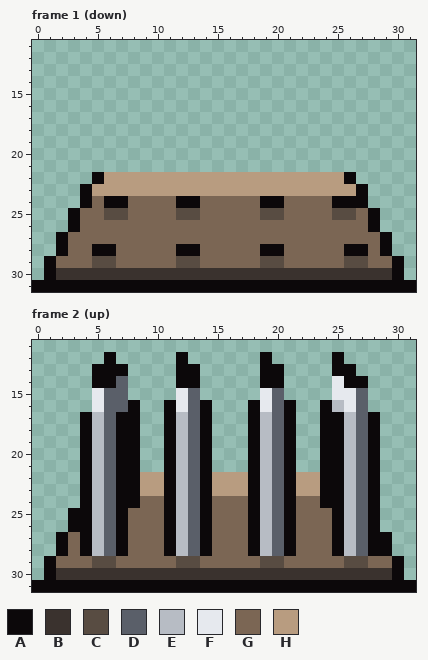
File history of a pixel-art file, projects/006_delve/art/prop_spikes.aseprite. Above, as it was before the edit.
32x32 pixels, 2 frames. Shown: frame 1 (down): x 0..31, y 11..31; frame 2 (up): x 0..31, y 11..31.
Palette (. is transparent): A #0c080a  B #3a322e  C #584c42  D #5a5f69  E #b7bcc4  F #e6e9ee  G #7b6654  H #b89c80
After the commit:
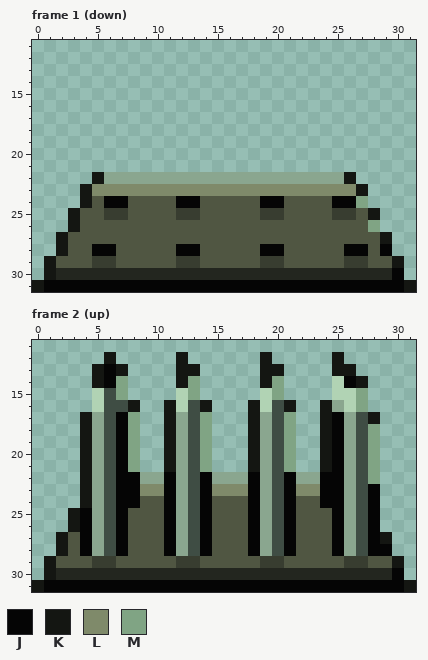
Colours new in this view: J #050505  K #141612  L #7f8a6a  M #80a484
Diff:
colour B: #3a322e -> #23261f
colour C: #584c42 -> #383d30
colour D: #5a5f69 -> #3f4d44
colour E: #b7bcc4 -> #8aa68f
colour F: #e6e9ee -> #b1d3b4
colour G: #7b6654 -> #505642
Frame 1 (down):
y 22: x 5..26 AHHHHHHHHHHHHHHHHHHHHA -> KEEEEEEEEEEEEEEEEEEEEK
y 23: x 4..27 AHHHHHHHHHHHHHHHHHHHHHHA -> KLLLLLLLLLLLLLLLLLLLLLLK
y 24: x 4 A -> K; x 6..7 AA -> JJ; x 12..13 AA -> JJ; x 19..20 AA -> JJ; x 25..27 AAA -> JJM
y 25: x 3 A -> K; x 28 A -> K
y 26: x 3 A -> K; x 28 A -> M
y 27: x 2 A -> K; x 29 A -> K
y 28: x 2 A -> K; x 5..6 AA -> JJ; x 12..13 AA -> JJ; x 19..20 AA -> JJ; x 26..27 AA -> JJ; x 29 A -> J
y 29: x 1 A -> K; x 30 A -> K
y 30: x 1 A -> K; x 30 A -> J
y 31: x 0..31 AAAAAAAAAAAAAAAAAAAAAAAAAAAAAAAA -> KJJJJJJJJJJJJJJJJJJJJJJJJJJJJJJK
Frame 2 (up):
y 12: x 6 A -> K; x 12 A -> K; x 19 A -> K; x 25 A -> K
y 13: x 5..7 AAA -> KJK; x 12..13 AA -> KK; x 19..20 AA -> KK; x 25..26 AA -> KK
y 14: x 5..7 AAD -> KJM; x 12..13 AA -> KM; x 19..20 AA -> KM; x 26..27 AA -> JK
y 15: x 7 D -> M; x 13 D -> M; x 20 D -> M; x 27 D -> M
y 16: x 8 A -> K; x 11 A -> K; x 14 A -> K; x 18 A -> K; x 21 A -> K; x 24 A -> K; x 27 D -> M
y 17: x 4 A -> K; x 7..8 AA -> JM; x 11 A -> K; x 14 A -> M; x 18 A -> K; x 21 A -> M; x 24..25 AA -> KJ; x 28 A -> K
y 18..21: x 4 A -> K; x 7..8 AA -> JM; x 11 A -> K; x 14 A -> M; x 18 A -> K; x 21 A -> M; x 24..25 AA -> KJ; x 28 A -> M
y 22: x 4 A -> K; x 7..11 AAHHA -> JJEEJ; x 14..18 AHHHA -> JEEEJ; x 21..25 AHHAA -> JEEJJ; x 28 A -> M
y 23: x 4 A -> K; x 7..11 AAHHA -> JJLLJ; x 14..18 AHHHA -> JLLLJ; x 21..25 AHHAA -> JLLJJ; x 28 A -> J
y 24: x 4 A -> K; x 7..8 AA -> JJ; x 11 A -> J; x 14 A -> J; x 18 A -> J; x 21 A -> J; x 24..25 AA -> JJ; x 28 A -> J
y 25..26: x 3..4 AA -> KJ; x 7 A -> J; x 11 A -> J; x 14 A -> J; x 18 A -> J; x 21 A -> J; x 25 A -> J; x 28 A -> J
y 27: x 2 A -> K; x 4 A -> J; x 7 A -> J; x 11 A -> J; x 14 A -> J; x 18 A -> J; x 21 A -> J; x 25 A -> J; x 28..29 AA -> JK
y 28: x 2 A -> K; x 4 A -> J; x 7 A -> J; x 11 A -> J; x 14 A -> J; x 18 A -> J; x 21 A -> J; x 25 A -> J; x 28..29 AA -> JJ
y 29: x 1 A -> K; x 30 A -> K
y 30: x 1 A -> K; x 30 A -> J
y 31: x 0..31 AAAAAAAAAAAAAAAAAAAAAAAAAAAAAAAA -> KJJJJJJJJJJJJJJJJJJJJJJJJJJJJJJK
Pixel boxes of the changes (left, top, right, bottom) in both pictures:
changed: (32, 172, 416, 292)
changed: (32, 352, 416, 592)
